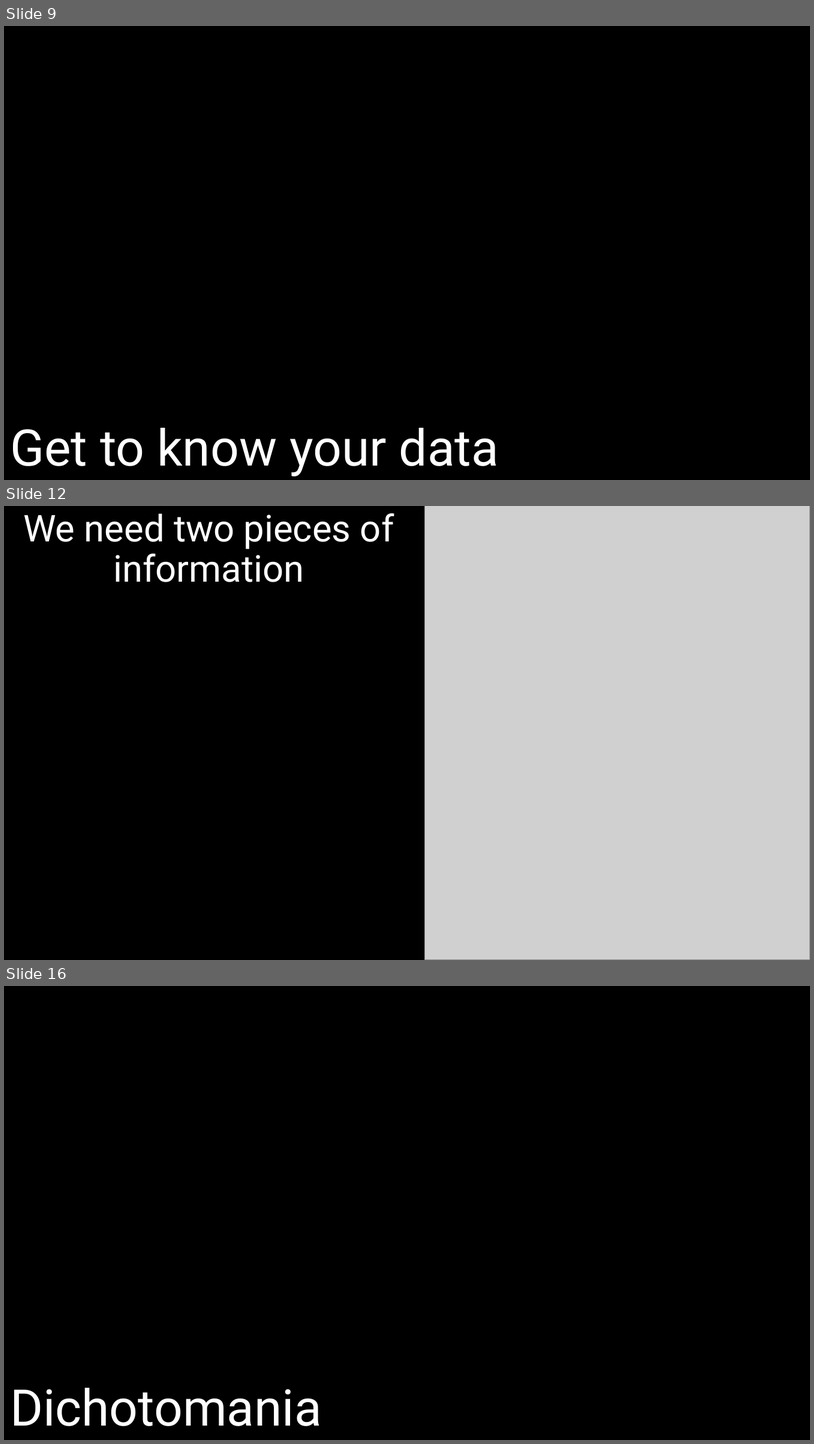
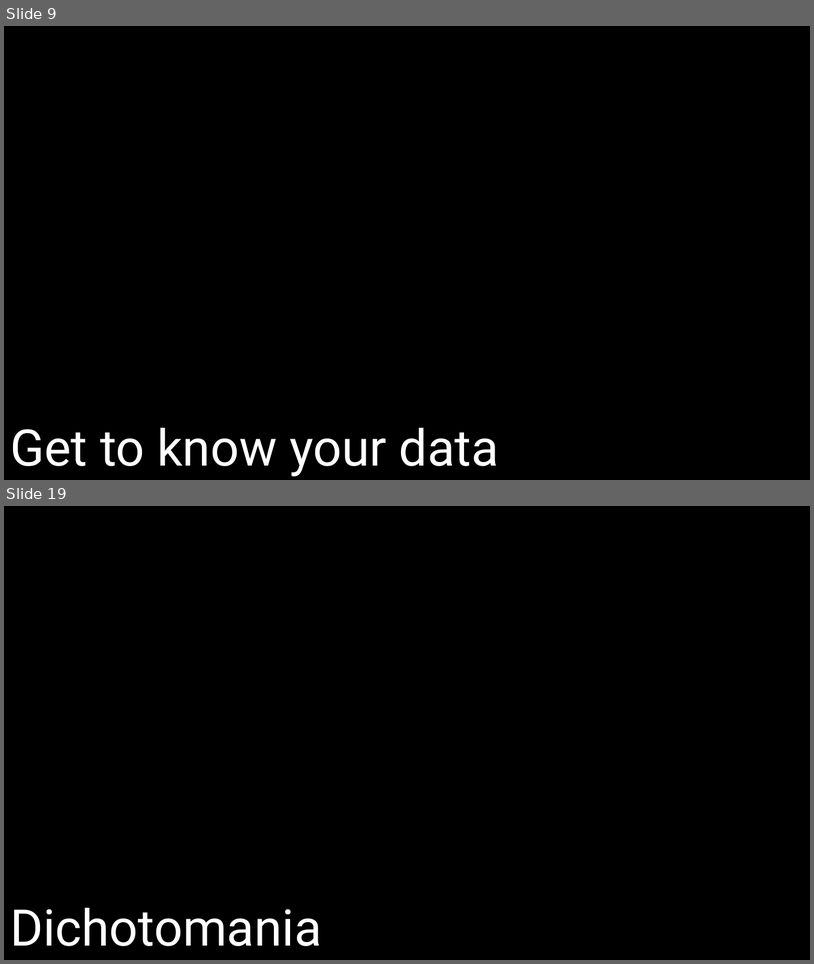
Before and after one commit to DeonRoos/006-BI3010, a slide deck: Lecture 7 - Cat LM/slides/LM with cat.pptx. Shown one above the other, each under a label of ours: slides 9, 12 and 16 before the commit, slides 9 and 19 after it; the slides between them are not shown. The pictures are 814x1444 and 814x964 pixels, drawn with LibreOffice and Linux fonts; fonts in the diff are those of the drawing; grey boxes stand for pictures. Boxes give left, top, right and bottom in pixels: in the first picture for what was removed or moved away, otherwise in the second. Text is boxed around its words. In the diff, an @@ line names an element or a change of style, - is before the commit and + after.

```diff
--- a/Lecture 7 - Cat LM/slides/LM with cat.pptx
+++ b/Lecture 7 - Cat LM/slides/LM with cat.pptx
@@ slide 12 removed at bbox=[4, 506, 810, 960], background #000000 @@
@@ title removed at bbox=[23, 513, 394, 582] @@
-We need two pieces of information
@@ picture removed at bbox=[425, 506, 810, 960] @@
@@ what was slide 16 is now slide 19 @@
```
Also in this commit, not shown: 4 slides changed, 7 slides added, 3 other slides removed, 9 other files.
